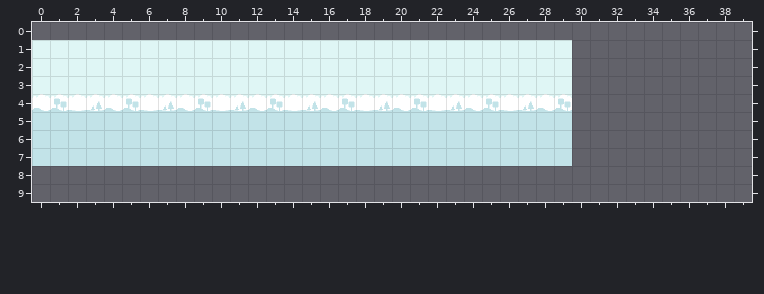
Tiled map, stored at assets/Tilemaps/Background.tmx. This is how it looked before the edit.
Cells are 24x24 px. Shown: x 0..39, y 0..9. The old version is drawn lined up with the new one.
The result:
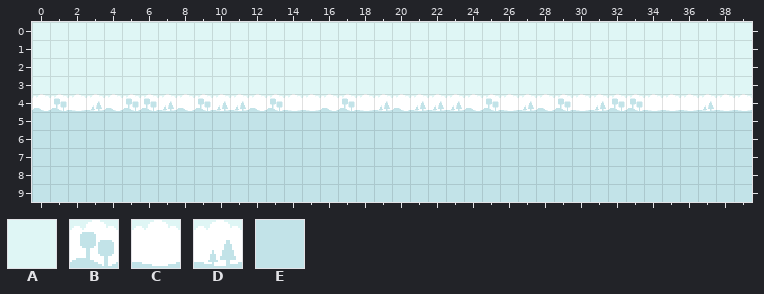
Key: from "BasicBackground": A 0, B 9, C 10, D 11, E 16.
_ is an empty cell, . an unchanged one.
Difference:
map size 30x7 -> 40x10 cells (old content now starts at 0,1; both pictures use the new coordinates)
--- layer "background"
@@ x 0..39 @@
- 0 ________________________________________
- 1 ..............................__________
- 2 ..............................__________
- 3 ..............................__________
- 4 ......C...C....D.....BC.......__________
- 5 ..............................__________
- 6 ..............................__________
- 7 ..............................__________
- 8 ________________________________________
- 9 ________________________________________
+ 0 AAAAAAAAAAAAAAAAAAAAAAAAAAAAAAAAAAAAAAAA
+ 1 ..............................AAAAAAAAAA
+ 2 ..............................AAAAAAAAAA
+ 3 ..............................AAAAAAAAAA
+ 4 ......B...D....C.....DD.......CDBBCCCDCC
+ 5 ..............................EEEEEEEEEE
+ 6 ..............................EEEEEEEEEE
+ 7 ..............................EEEEEEEEEE
+ 8 EEEEEEEEEEEEEEEEEEEEEEEEEEEEEEEEEEEEEEEE
+ 9 EEEEEEEEEEEEEEEEEEEEEEEEEEEEEEEEEEEEEEEE
Changed places in both pictures, as pixel boxes (x1, y1, x2, y2):
changed: (32, 22, 752, 202)
